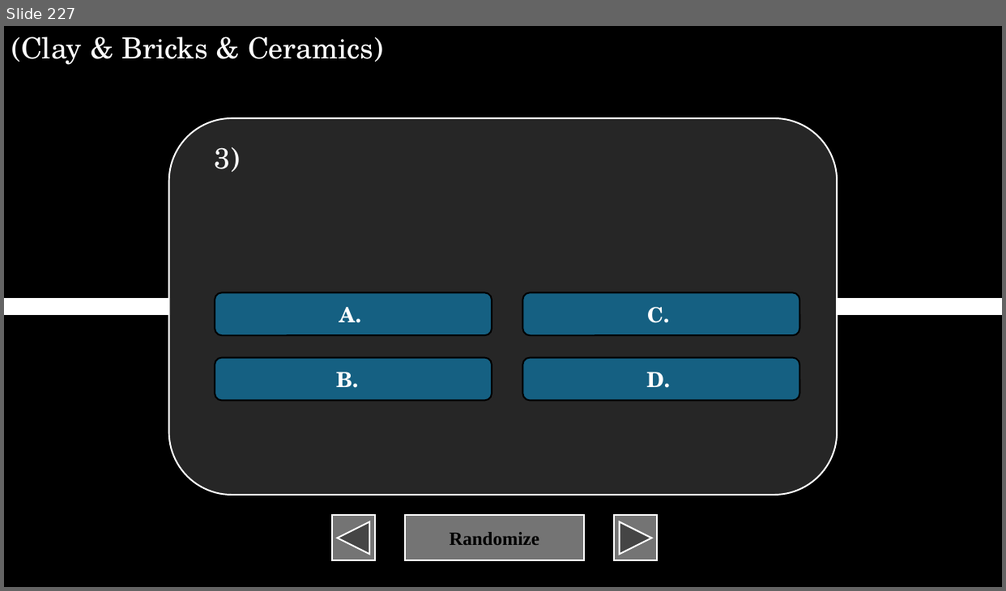
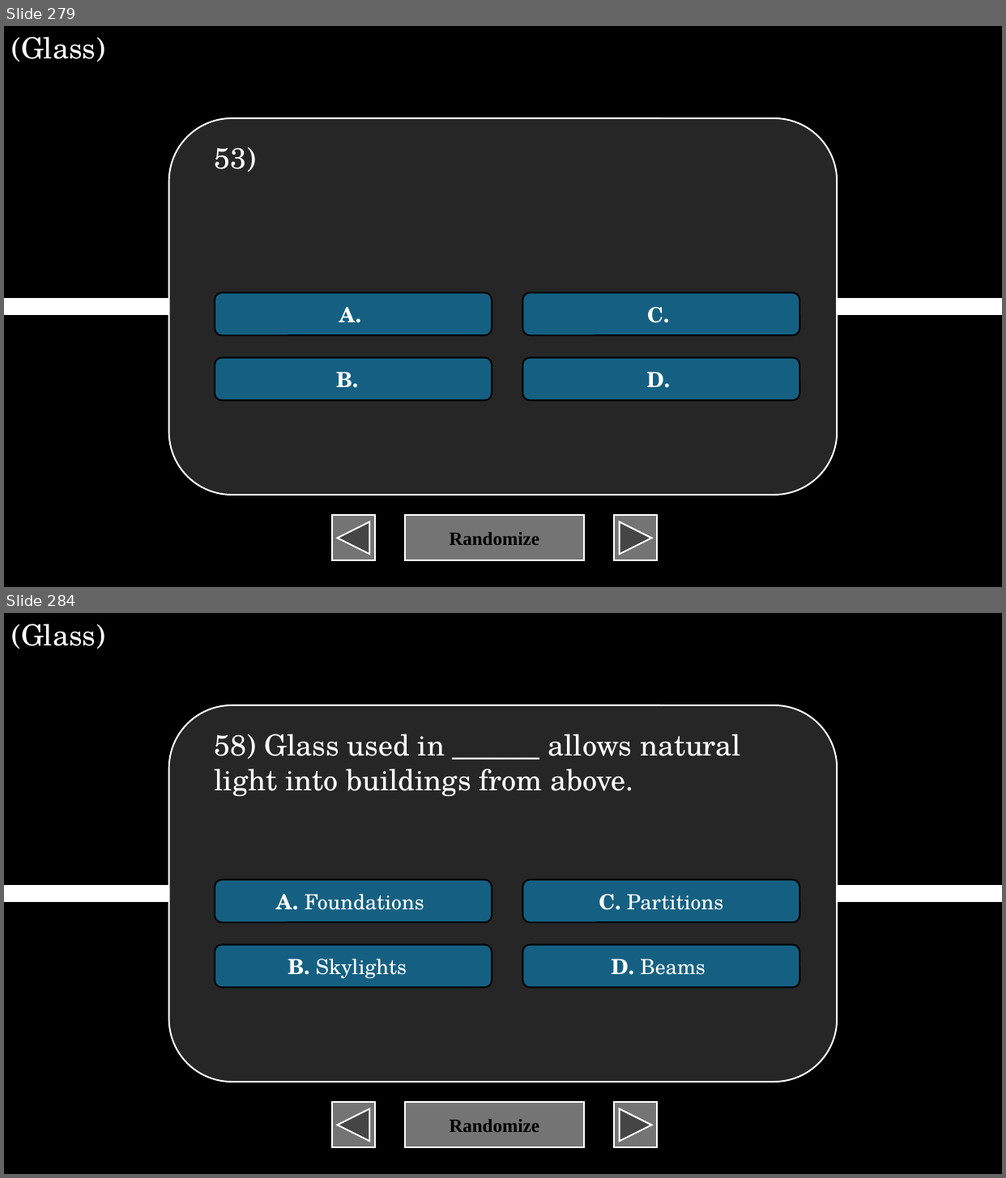
Before and after one commit to XIvanSolomonX/Archi-Reviewer, a slide deck: BU.pptm. Shown one above the other, each under a label of ours: slide 227 before the commit, slides 279 and 284 after it; the slides between them are not shown. The pictures are 1006x591 and 1006x1178 pixels, drawn with LibreOffice and Linux fonts; fonts in the diff are those of the drawing. Boxes give left, top, right and bottom in pixels: in the first picture for what was removed or moved away, otherwise in the second. Text is boxed around its words. In the diff, an @@ line names an element or a change of style, - is before the commit and + after.

```diff
--- a/BU.pptm
+++ b/BU.pptm
@@ slide 284 added at [4, 613, 1002, 1174], background #000000 @@
@@ text added at [11, 624, 105, 649], 28 pt, text #FFFFFF @@
+(Glass)
@@ rounded rectangle added at [168, 705, 837, 1082], fill #262626, outline #FFFFFF 1.5 pt @@
@@ text added at [214, 734, 741, 797], 28 pt, text #FFFFFF @@
+58) Glass used in ______ allows natural light into buildings from above.
@@ rounded rectangle added at [215, 879, 492, 922], fill #156082, outline #000000 1.5 pt, 20 pt, text #FFFFFF @@
+A. Foundations
@@ rounded rectangle added at [522, 879, 799, 922], fill #156082, outline #000000 1.5 pt, 20 pt, text #FFFFFF @@
+C. Partitions
@@ line added from (4, 894) to (1002, 894), #FFFFFF 16 pt @@
@@ rounded rectangle added at [215, 944, 492, 987], fill #156082, outline #000000 1.5 pt, 20 pt, text #FFFFFF @@
+B. Skylights
@@ rounded rectangle added at [522, 944, 799, 987], fill #156082, outline #000000 1.5 pt, 20 pt, text #FFFFFF @@
+D. Beams
@@ action button back previous added at [332, 1102, 374, 1148], fill #747474, outline #FFFFFF 1.5 pt @@
@@ action button blank added at [405, 1102, 584, 1148], fill #747474, outline #FFFFFF 1.5 pt, 18 pt, text #000000, bold @@
+Randomize
@@ action button forward next added at [614, 1102, 657, 1148], fill #747474, outline #FFFFFF 1.5 pt @@
@@ what was slide 227 is now slide 279 @@
@@ slide 279 changed as well @@
@@ text at [11, 37, 105, 62]: text changed @@
-(Clay & Bricks & Ceramics)
+(Glass)
@@ text at [214, 148, 256, 172]: text changed @@
-3)
+53)
```
Also in this commit, not shown: 1 other slide changed, 71 other slides added.
